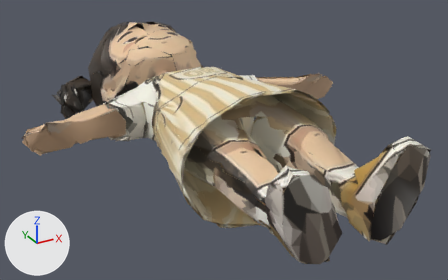
Renders of the glTF model assets/characters/foe_charger.glb from each side of a commit.
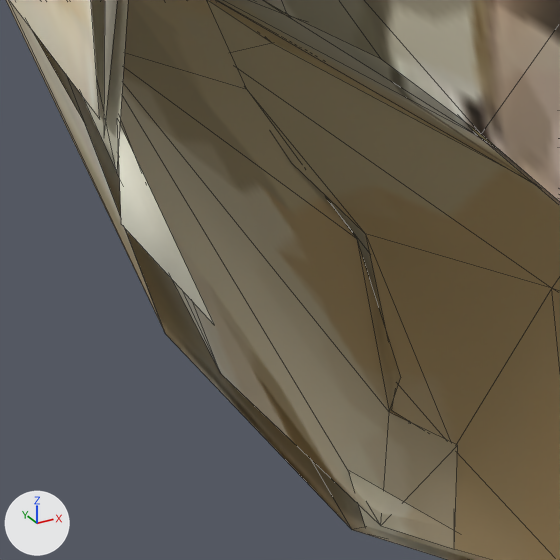
There are two pictures of each version: one whole from a 50 mm lens placed at (-0.729, -0.792, 0.637), pointed at (0.027, 0.582, -0.05), one close up on the part from 39% to 49% of the width and 62% to 79% of the height. Lighting does not change. The marker at lower left points along +X, +Y and +Z. The first two pictures are the older version. The close-ups show mesh edges as thin lines. Vertices at exactly the same position are counted once.

Before the edit, the objects in view are built like this:
```python
me_input = bpy.data.meshes.new('input')
me_input.from_pydata(...)  # 2191 vertices, 1999 faces; spans x -0.488..0.488, y -0.004..1.25, z -0.184..0.187
me_input.materials.append(mat_img2model)  # picture img_texture
ob_input = bpy.data.objects.new('input', me_input)
ob_input.location = (0.0, 0.0, 0.0)
```
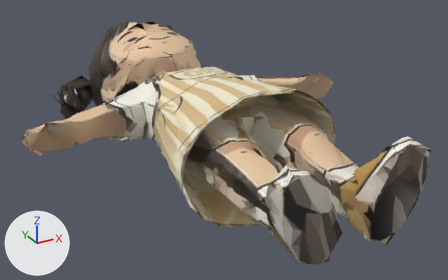
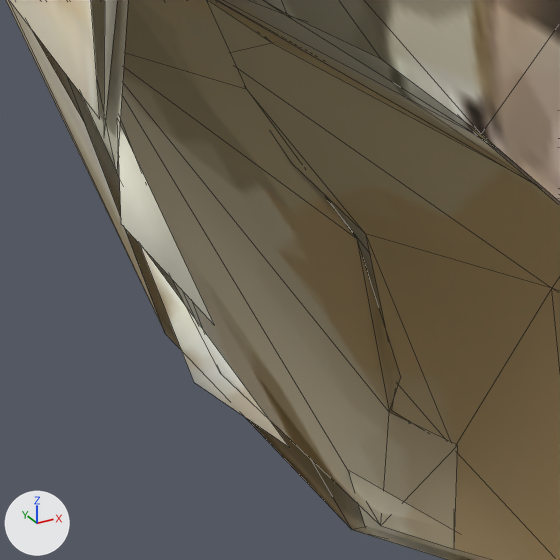
Location of each change, (x1, y1, x2, y2) in pixels of the close-ups (560 x 560 px):
part 1 of me_input, added: after (140, 245, 289, 447)

Patch to the scene script:
```diff
--- a/assets/characters/foe_charger.glb.py
+++ b/assets/characters/foe_charger.glb.py
@@ me_input @@
 # used by ob_input; location = (0.0, 0.0, 0.0)
 # verts and faces of me_input; kept vertices keep their numbers, new ones are numbered from 2191
-me_input.from_pydata(...)  # 2191 vertices, 1999 faces; spans x -0.488..0.488, y -0.004..1.25, z -0.184..0.187
+me_input.from_pydata(...)  # 2194 vertices, 2000 faces; spans x -0.488..0.488, y -0.004..1.25, z -0.184..0.187
+# me_input part 1
+verts[2191] = (-0.206, 0.344, -0.047)  # pixel (138, 241)
+verts[2192] = (-0.194, 0.344, -0.081)  # pixel (193, 382)
+verts[2193] = (-0.176, 0.34, -0.099)  # pixel (289, 447)
+faces += [(2191, 2192, 2193)]
+# other edits to the shape of me_input do not show in these pictures
 me_input.materials.append(mat_img2model)
```
